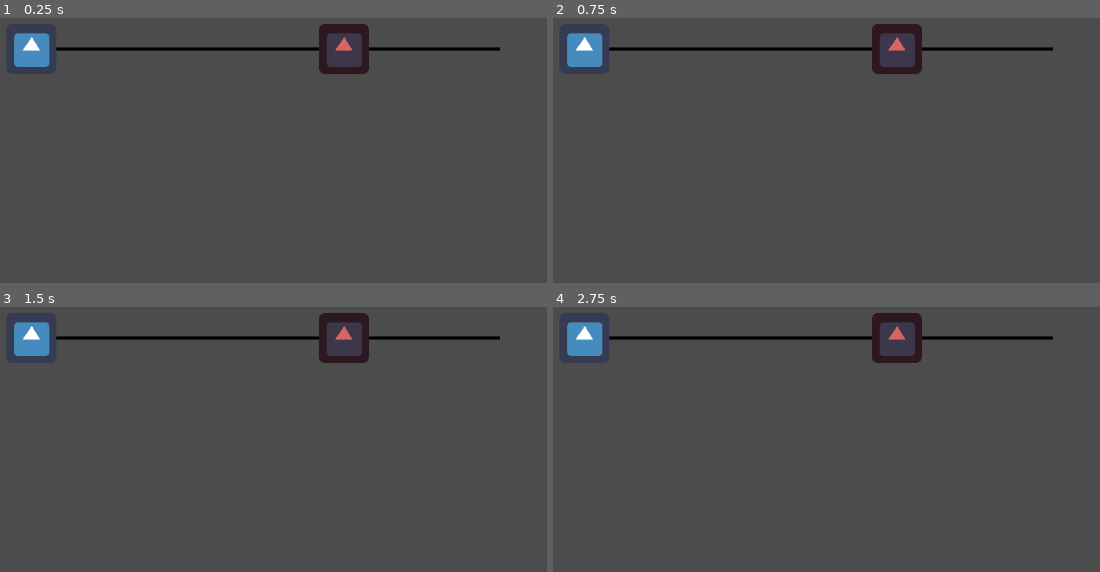
Above: before the commit, frames 1-4 (two rows, left to right).
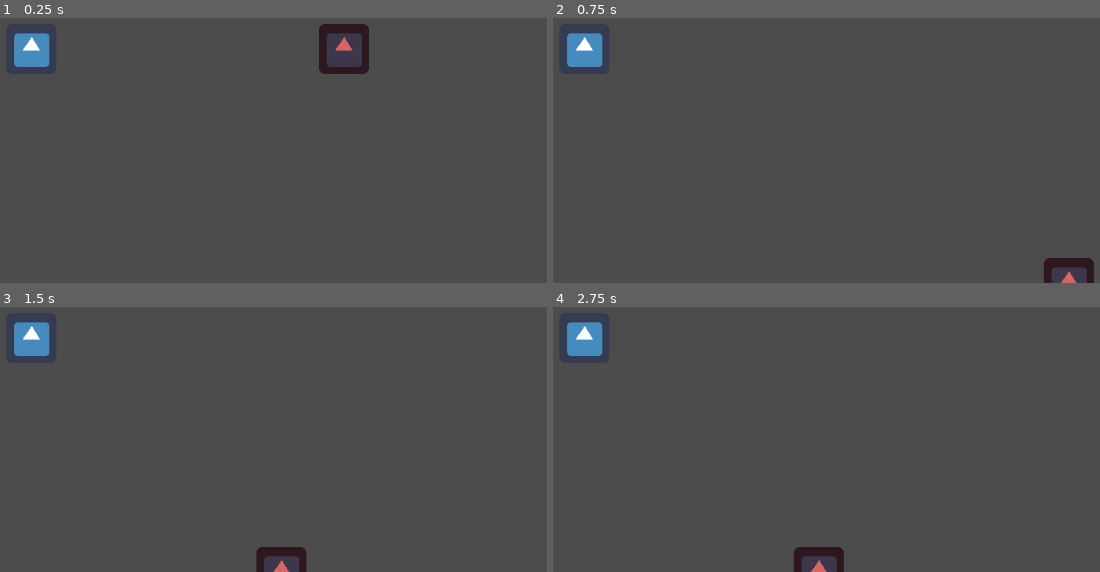
Above: after the commit, the same moments.

Repository: Erilhir/SpaceHook
Game: Godot game, scene res://Main.tscn
The game is run twice, just before and just after one commit, with the same random seed, the same clock (stepped at 60 frames per second) and the same inputs. The engine's default icon, where the game draws it, is replaced by a stand-in: a white triangle on a blue panel in a dark square.
Inputs:
- Up to frame 1 (0.25 s): no input
- Up to frame 2 (0.75 s): tap Enter at 0.5 s; hold Right (ui_right) from 0.53 s (still down)
- Up to frame 3 (1.5 s): release Right (ui_right) at 1.28 s
- Up to frame 4 (2.75 s): tap Space at 2 s; hold Right (ui_right) from 2.03 s (still down)

The runs differ from the first frame. In frame 1, 1.1% of the frame differs, in the area x 10-92%, y 10-13%; in frame 2, 2.7%; in frame 3, 2.7%, in the area x 10-92%, y 2-100%; in frame 4, 2.7%.

Commit message:
Liaison box/player

Diff:
--- a/Main.gd
+++ b/Main.gd
@@ -18,10 +18,14 @@
 	box = Box.instance()
 	box.position = Vector2(700,300)
 	add_child(box)
-
 	player.connect("hooked", self, "_on_hooked")
 
 func _on_hooked(object):
 	var pos = object.get_global_position()
+	var pos2 = player.get_global_position()
+	$Tween.interpolate_property(object, "position",
+				null, pos2, 1, Tween.TRANS_LINEAR, Tween.EASE_IN_OUT)
+	$Tween.start()
+
+	object.get_parent().remove_child(object)
 	player.add_child(object)
-	object.set_global_position(pos)
--- a/Main.tscn
+++ b/Main.tscn
@@ -4,3 +4,5 @@
 
 [node name="Node2D" type="Node2D"]
 script = ExtResource( 3 )
+
+[node name="Tween" type="Tween" parent="."]
--- a/Player.gd
+++ b/Player.gd
@@ -32,9 +32,9 @@
 	position.y = clamp(position.y, 0, screen_size.y)
 
 	if Input.is_action_pressed("ui_right"):
-		hooked_object = space_state.intersect_ray(position, Vector2(position.x + 600, position.y))
-		if hooked_object != null:
+		hooked_object = space_state.intersect_ray(position, Vector2(position.x + 600, position.y), [self])
+		if hooked_object:
 			emit_signal("hooked", hooked_object.collider)
 
-func _draw():
-	draw_line(Vector2(),Vector2(600 ,0),hook_color,4)
+#func _draw():
+#	draw_line(Vector2(),Vector2(600 ,0),hook_color,4)
